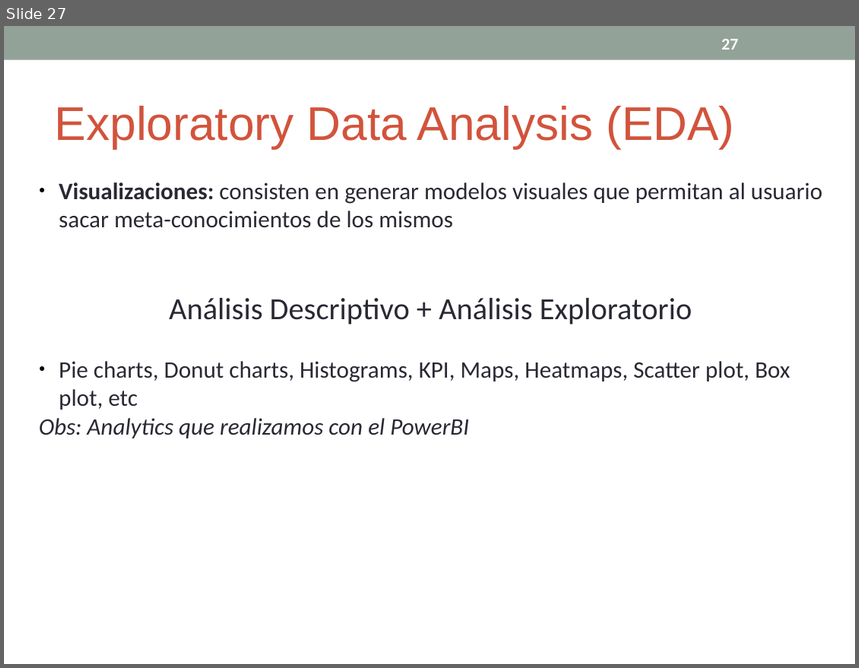
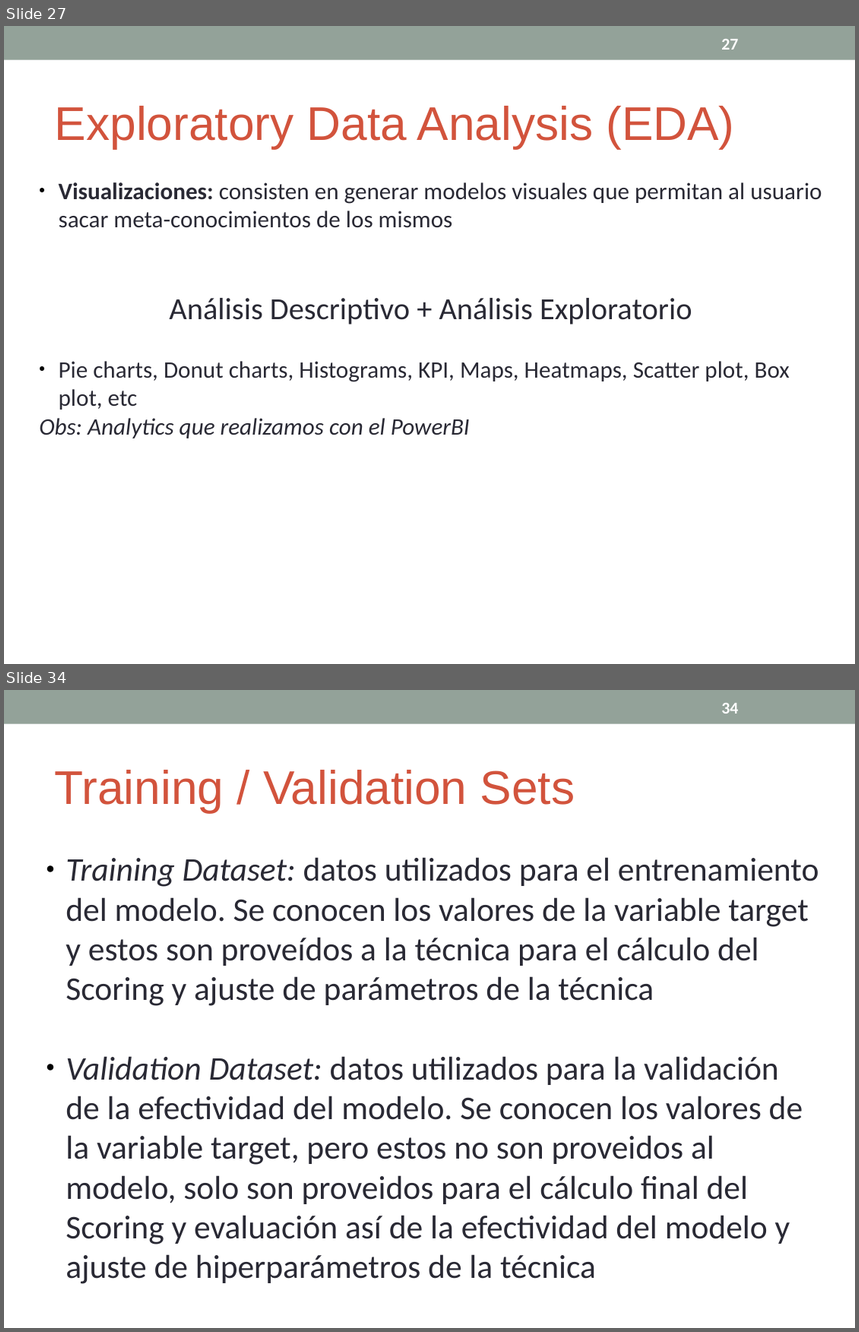
Before and after one commit to cdsparaguay/cursodwh, a slide deck: clases/DWH_Clase03.ppt. Shown one above the other, each under a label of ours: slide 27 before the commit, slides 27 and 34 after it; the slides between them are not shown. The pictures are 859x668 and 859x1332 pixels, drawn with LibreOffice and Linux fonts; fonts in the diff are those of the drawing. Boxes give left, top, right and bottom in pixels: in the first picture for what was removed or moved away, otherwise in the second. Text is boxed around its words. In the diff, an @@ line names an element or a change of style, - is before the commit and + after.

Commit message:
Se agregó teoría de modelos predictivos, scoring, training y validation

```diff
--- a/clases/DWH_Clase03.ppt
+++ b/clases/DWH_Clase03.ppt
@@ slide 34 added at [4,690,855,1328], background #FFFFFF; not listed: 1 template element that a slide beside it also shows @@
@@ page number added at [721,703,738,714], 14 pt, text #FFFFFF, bold @@
+34
@@ text added at [55,770,575,813], 40 pt, text #D2533C @@
+Training / Validation Sets
@@ text added at [66,857,819,1284], 28 pt, text #292934 @@
+● Training Dataset: datos utilizados para el entrenamiento del modelo. Se conocen los valores de la variable target y estos son proveídos a la técnica para el cálculo del Scoring y ajuste de parámetros de la técnica
+● Validation Dataset: datos utilizados para la validación de la efectividad del modelo. Se conocen los valores de la variable target, pero estos no son proveidos al modelo, solo son proveidos para el cálculo final del Scoring y evaluación así de la efectividad del modelo y ajuste de hiperparámetros de la técnica
```
Also in this commit, not shown: 7 other slides changed, 7 other slides added, 1 other file.
